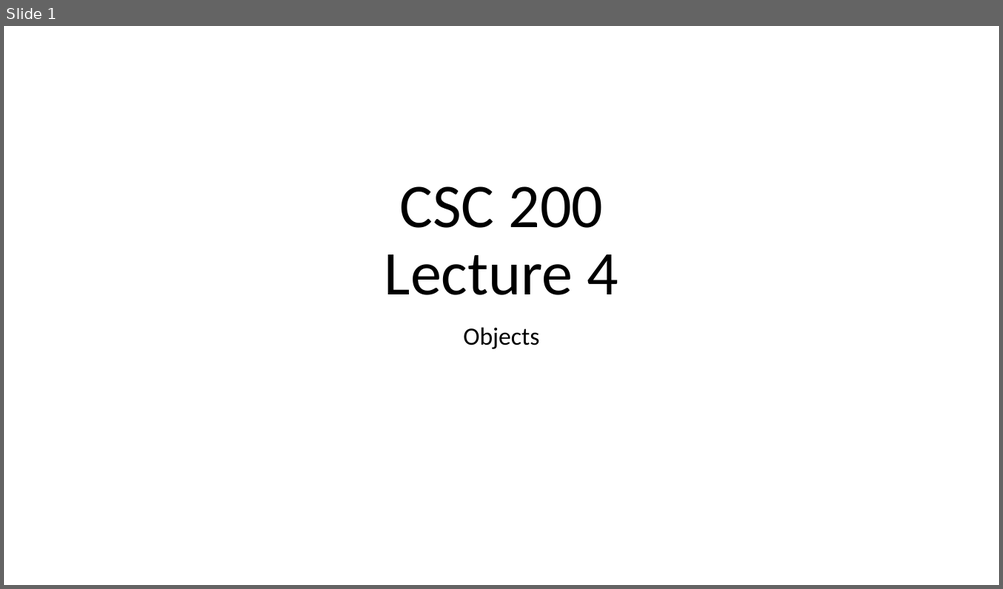
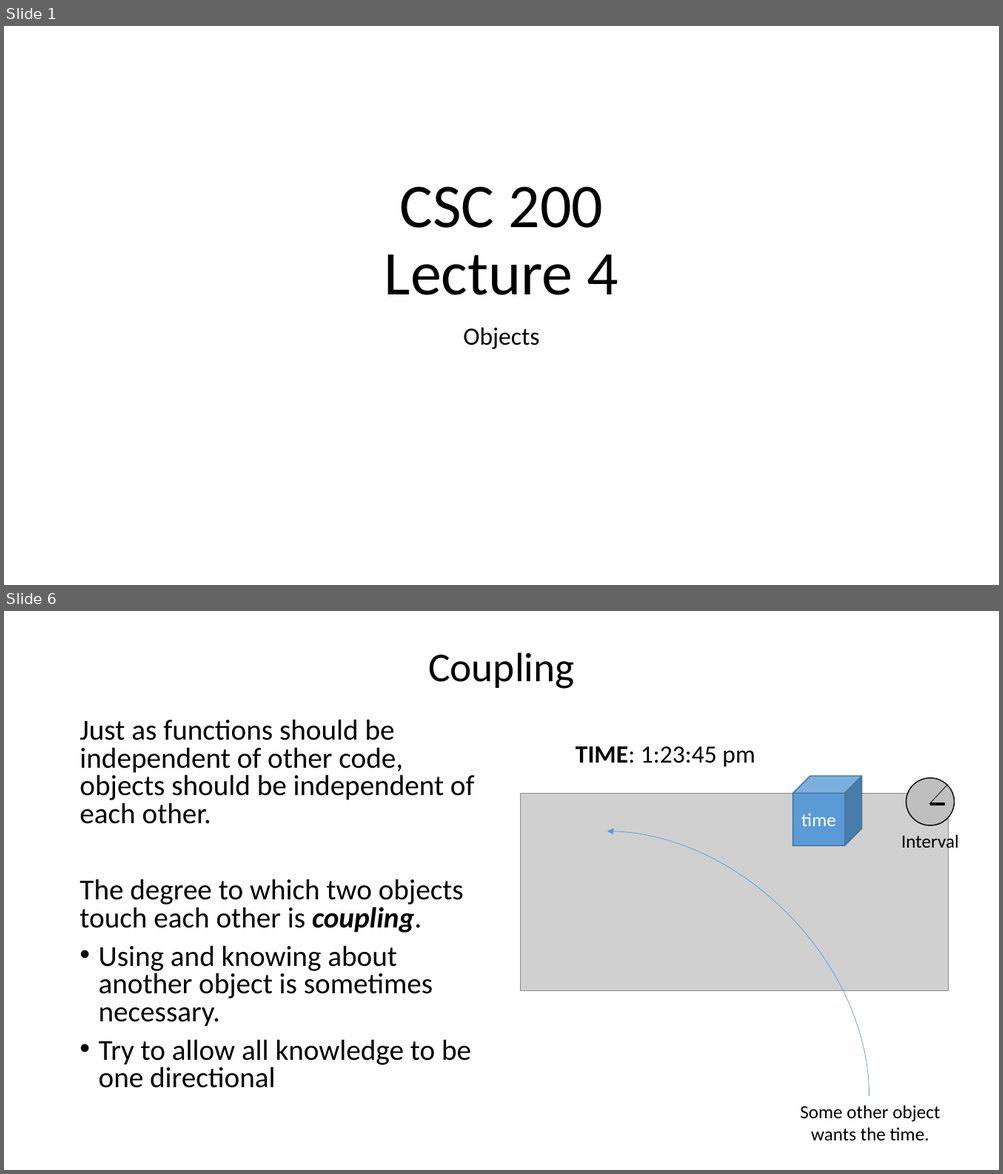
Before and after one commit to bsdillon/cs200_Spring2020, a slide deck: Lecture/Lect4-Objects.pptx. Shown one above the other, each under a label of ours: slide 1 before the commit, slides 1 and 6 after it; the slides between them are not shown. The pictures are 1003x589 and 1003x1174 pixels, drawn with LibreOffice and Linux fonts; fonts in the diff are those of the drawing; grey boxes stand for pictures. Boxes give left, top, right and bottom in pixels: in the first picture for what was removed or moved away, otherwise in the second. Text is boxed around its words. In the diff, an @@ line names an element or a change of style, - is before the commit and + after.

```diff
--- a/Lecture/Lect4-Objects.pptx
+++ b/Lecture/Lect4-Objects.pptx
@@ slide 6 added at <box>4,611,999,1170</box>, background #FFFFFF @@
@@ title added at <box>428,652,575,689</box>, 39.6 pt, text #000000 @@
+Coupling
@@ text added at <box>79,719,475,1088</box>, 28 pt, text #000000 @@
+Just as functions should be independent of other code, objects should be independent of each other.
+The degree to which two objects touch each other is coupling.
+• Using and knowing about another object is sometimes necessary.
+• Try to allow all knowledge to be one directional
@@ text added at <box>575,746,754,767</box>, 24 pt, text #000000 @@
+TIME: 1:23:45 pm
@@ cube added at <box>793,776,861,846</box>, fill #5B9BD5, outline #43739E 1 pt, 18 pt, text #FFFFFF @@
+time
@@ ellipse added at <box>906,778,955,826</box>, fill #BFBFBF, outline #000000 1 pt @@
@@ line added from (929, 804) to (947, 785), #000000 0.5 pt @@
@@ picture added at <box>521,794,948,991</box> @@
@@ line added from (930, 804) to (945, 804), #000000 3 pt @@
@@ curved arrow added from (869, 1096) to (607, 831), #5B9BD5 0.5 pt @@
@@ text added at <box>901,832,959,852</box>, 18 pt, text #000000 @@
+Interval
@@ text added at <box>800,1105,939,1141</box>, 18 pt, text #000000 @@
+Some other object wants the time.
```
Also in this commit, not shown: 11 other slides added, 1 slide removed.
